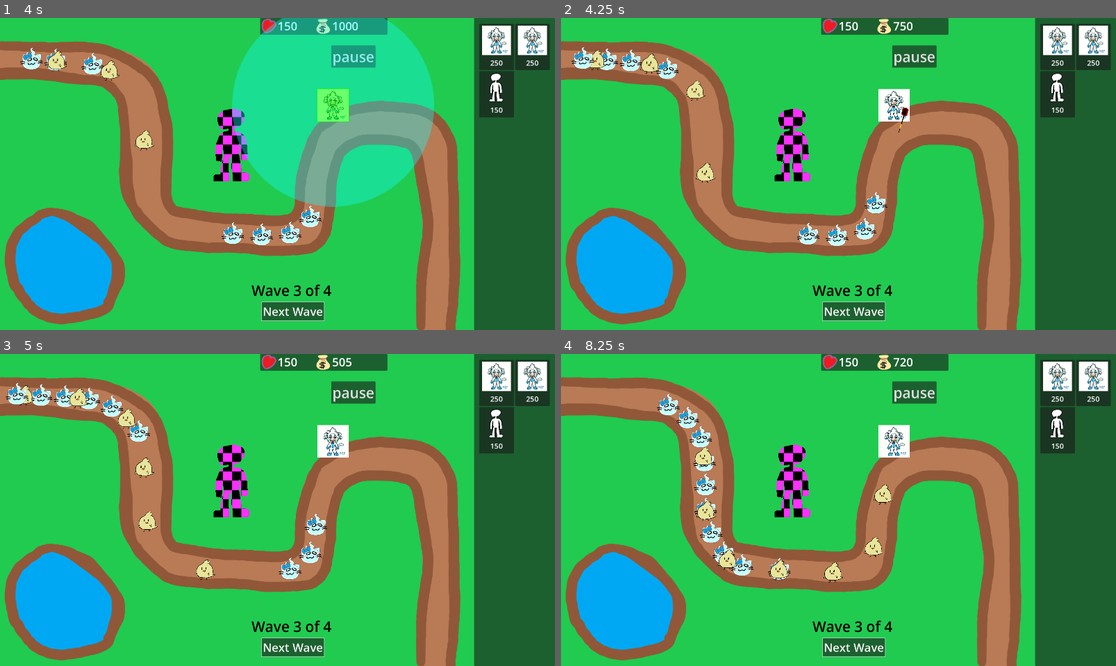
Above: before the commit, frames 1-4 (two rows, left to right).
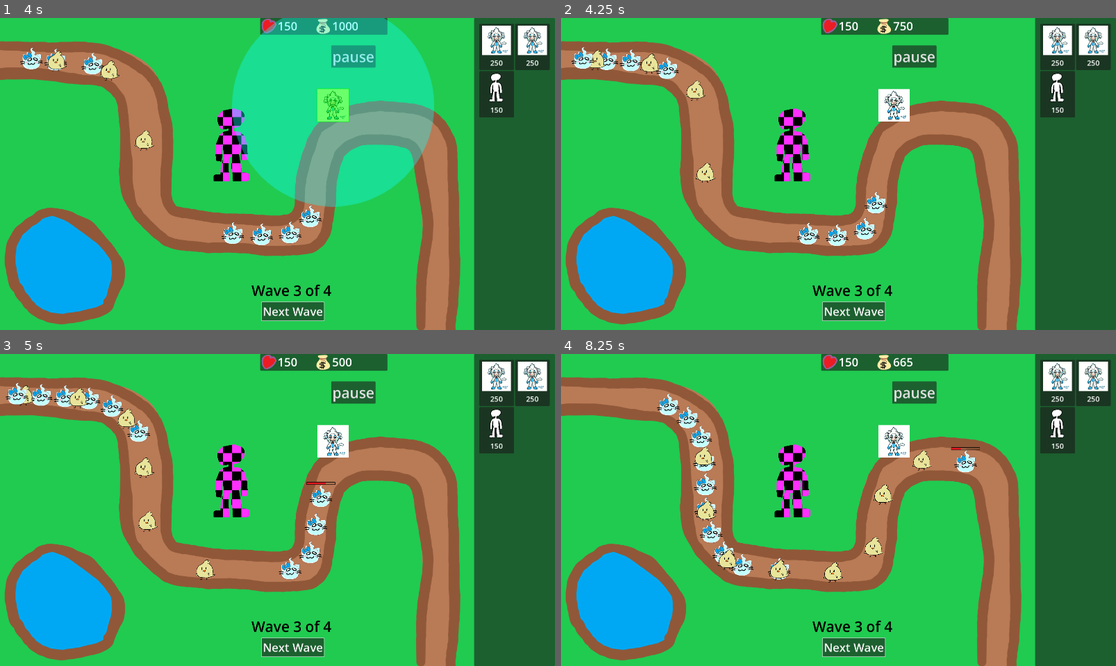
Above: after the commit, the same moments.

Repository: VitaminTree/Minki-Tower-Defense
Game: Godot game, scene res://UI/MainMenu.tscn
Same seed, same stepped clock (60 frames per second), same inputs: the game is played once before the commit and once after it.
Inputs (mouse positions are in pixels of both pictures, inside the frame that each line leads up to):
- Up to frame 1 (4 s): click "Play" at 0.5 s; click "Next Wave" at 1.25 s; click "Next Wave" at 2 s; click "Next Wave" at 2.75 s; drag from (493, 46) to (333, 105) at 3.52 s
- Up to frame 2 (4.25 s): no input
- Up to frame 3 (5 s): drag from (532, 382) to (333, 441) at 4.27 s
- Up to frame 4 (8.25 s): move the mouse to (1054, 428) at 5.02 s; click (1054, 428) at 5.17 s; drag from (810, 572) to (894, 441) at 5.77 s; move the mouse to (1005, 556) at 6.52 s; click (1005, 556) at 6.67 s; drag from (672, 463) to (755, 432) at 7.27 s; move the mouse to (866, 510) at 8.02 s; click (866, 510) at 8.17 s

Frame 1 is identical in both runs. In frame 2, less than 0.1% of the frame differs, in the area x 60-63%, y 28-37%; in frame 3, 0.2%; in frame 4, 0.4%, in the area x 59-76%, y 1-38%.

Commit message:
Changes to Basic Tower class
Revised functions in the basic tower class so that individual functions can be called outside of the class.
These functions have return values now.

Additionally, removed some redundant variables that didn't need to be in the class.

Diff:
--- a/Scripts/BasicTower.gd
+++ b/Scripts/BasicTower.gd
@@ -1,14 +1,13 @@
 class_name Tower extends Node2D
 
-@export var dartDamage = 1
 @export var projectile: PackedScene
-@export var projectileContainer: Node
 @export var rangeHitbox: Area2D
 @export var projectileOrigin: Marker2D
 @export var timer: Timer
 
 var objectsInRange = []
 var target
+
 
 # The generic Tower _process function seeks enemies as targets and throws a projectile at it.
 # Do not call this if a custom tower:
@@ -20,39 +19,40 @@
 func _process(_delta: float) -> void:
 	# If the target enemy dies or leaves the range of the tower, look for a new target
 	if not is_instance_valid(target):
-		refresh_targets()
+		refresh_targets(rangeHitbox)
 		return
 	# If there is a wisp to shoot at, look at it and shoot
 	#self.look_at(target.global_position)
 	if timer.is_stopped():
-		attack(target)
+		attack(target, projectile, projectileOrigin)
 		timer.start()
 
 
-func attack(tgt) -> void:
-	var dart = projectile.instantiate()
-	# global_position of a detached script i.e. a class will return (0,0) regardless of position of inheriting class
-	dart.direction = projectileOrigin.global_position.direction_to(target.global_position)
-	dart.dartDamage = dartDamage
-	#TODO: Have BulletOrigin rotate about the tower w/o having the whole tower rotate.
-	#projectileOrigin.look_at(tgt.global_position)
-	projectileContainer.add_child(dart)
-	dart.global_position = projectileOrigin.global_position
-	dart.look_at(tgt.global_position)
+func attack(tgt: Node2D, atk: PackedScene, origin: Marker2D) -> void:
+	if is_instance_valid(tgt):
+		var dart = atk.instantiate()
+		# global_position of a detached script i.e. a class will return (0,0) regardless of position of inheriting class
+		dart.direction = origin.global_position.direction_to(tgt.global_position)
+		#TODO: Have BulletOrigin rotate about the tower w/o having the whole tower rotate.
+		#projectileOrigin.look_at(tgt.global_position)
+		#projectileContainer.add_child(dart)
+		origin.add_child(dart)
+		dart.global_position = origin.global_position
+		dart.look_at(tgt.global_position)
 
 
-func refresh_targets() -> void:
-	objectsInRange = rangeHitbox.get_overlapping_bodies()
+func refresh_targets(area: Area2D) -> Node2D:
+	objectsInRange = area.get_overlapping_bodies()
 	var enemiesInRange = []
 
 	for i in objectsInRange:
 		if "enemy" in i.name:
 			enemiesInRange.append(i)
 
-	target_last(enemiesInRange)
+	return target_last(enemiesInRange)
 
 
-func target_last(enemies: Array) -> void:
+func target_last(enemies: Array) -> Node2D:
 	var furthestTarget = null
 	for i in enemies:
 		if furthestTarget == null:
@@ -63,3 +63,4 @@
 			if i.get_parent().get_progress() > furthestTarget.get_parent().get_progress():
 				furthestTarget = i
 	target = furthestTarget
+	return target
--- a/Scripts/Dart.gd
+++ b/Scripts/Dart.gd
@@ -2,11 +2,12 @@
 
 @onready var timer: Timer = $Timer
 
-@export var speed: int = 1000
+@export var speed: int = 1250
 @export var penetration: int = 1
 
+var dartDamage = 1
 var direction
-var dartDamage
+
 
 
 func _physics_process(delta: float) -> void:
--- a/Scripts/TowerPanel.gd
+++ b/Scripts/TowerPanel.gd
@@ -1,7 +1,7 @@
 extends Panel
 
 @export var price: int = 250
-@export var tower: PackedScene
+@export var unit: PackedScene
 @export var texture: CompressedTexture2D
 
 @onready var green: StyleBoxFlat = preload("res://validPlacement.tres")
@@ -36,7 +36,7 @@
 
 
 func _on_gui_input(event: InputEvent) -> void:
-	var tempTower = tower.instantiate()
+	var tempTower = unit.instantiate()
 	tempTower.visible = false
 
 	if event is InputEventMouseButton and event.button_mask == 1 and canPurchase: # left mouse button click
--- a/Towers/IceMinki.gd
+++ b/Towers/IceMinki.gd
@@ -4,22 +4,24 @@
 
 # Called when the node enters the scene tree for the first time.
 func _ready():
-	tower.dartDamage = dartDamage
-	tower.projectile = projectile
-	tower.projectileContainer = projectileContainer
-	tower.rangeHitbox = rangeHitbox
-	tower.projectileOrigin = projectileOrigin
-	tower.timer = timer
+#	tower.projectile = projectile
+#	tower.rangeHitbox = rangeHitbox
+#	tower.projectileOrigin = projectileOrigin
+#	tower.timer = timer
+	pass
 
 # Called every frame. 'delta' is the elapsed time since the previous frame.
-func _process(delta: float) -> void:
-	tower._process(delta)
+func _process(_delta: float) -> void:
+	target = tower.refresh_targets(rangeHitbox)
+	if timer.is_stopped():
+		tower.attack(target, projectile, projectileOrigin)
+		timer.start()
 
-func attack(_tgt) -> void:
+func attack(_tgt: Node2D, _atk: PackedScene, _origin: Marker2D) -> void:
 	pass
 
-func refresh_targets() -> void:
-	pass
+func refresh_targets(_area: Area2D) -> Node2D:
+	return
 
-func target_last(_enemies: Array) -> void:
-	pass
+func target_last(_enemies: Array) -> Node2D:
+	return
--- a/Towers/IceMinki.tscn
+++ b/Towers/IceMinki.tscn
@@ -12,10 +12,9 @@
 [sub_resource type="CircleShape2D" id="CircleShape2D_cil23"]
 radius = 350.0
 
-[node name="IceMinkiTower" type="StaticBody2D" node_paths=PackedStringArray("projectileContainer", "rangeHitbox", "projectileOrigin", "timer")]
+[node name="IceMinkiTower" type="StaticBody2D" node_paths=PackedStringArray("rangeHitbox", "projectileOrigin", "timer")]
 script = ExtResource("1_0cejt")
 projectile = ExtResource("2_sgmp3")
-projectileContainer = NodePath("BulletContainer")
 rangeHitbox = NodePath("BulletRange")
 projectileOrigin = NodePath("BulletOrigin")
 timer = NodePath("BulletCooldown")
--- a/Towers/TempMinki.gd
+++ b/Towers/TempMinki.gd
@@ -4,9 +4,7 @@
 
 # Called when the node enters the scene tree for the first time.
 func _ready():
-	tower.dartDamage = dartDamage
 	tower.projectile = projectile
-	tower.projectileContainer = projectileContainer
 	tower.rangeHitbox = rangeHitbox
 	tower.projectileOrigin = projectileOrigin
 	tower.timer = timer
@@ -15,11 +13,11 @@
 func _process(delta: float) -> void:
 	tower._process(delta)
 
-func attack(_tgt) -> void:
+func attack(_tgt: Node2D, _atk: PackedScene, _origin: Marker2D) -> void:
 	pass
 
-func refresh_targets() -> void:
-	pass
+func refresh_targets(_area: Area2D) -> Node2D:
+	return
 
-func target_last(_enemies: Array) -> void:
-	pass
+func target_last(_enemies: Array) -> Node2D:
+	return
--- a/UI/ui.tscn
+++ b/UI/ui.tscn
@@ -80,16 +80,16 @@
 
 [node name="IceMinkiPanel" parent="ShopPanel/FlowContainer" instance=ExtResource("1_1ld0t")]
 layout_mode = 2
-tower = ExtResource("5_kdb6q")
+unit = ExtResource("5_kdb6q")
 texture = ExtResource("6_yx21i")
 
 [node name="IceMinkiPanel2" parent="ShopPanel/FlowContainer" instance=ExtResource("1_1ld0t")]
 layout_mode = 2
-tower = ExtResource("5_kdb6q")
+unit = ExtResource("5_kdb6q")
 texture = ExtResource("6_yx21i")
 
 [node name="IceMinkiPanel3" parent="ShopPanel/FlowContainer" instance=ExtResource("1_1ld0t")]
 layout_mode = 2
 price = 150
-tower = ExtResource("7_03ng4")
+unit = ExtResource("7_03ng4")
 texture = ExtResource("8_lc4wy")
